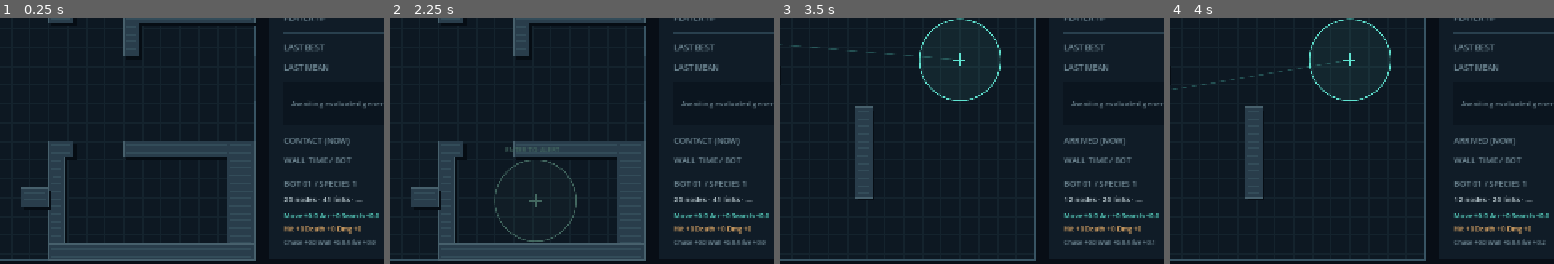
Above: before the commit, frames 1-4 (left to right).
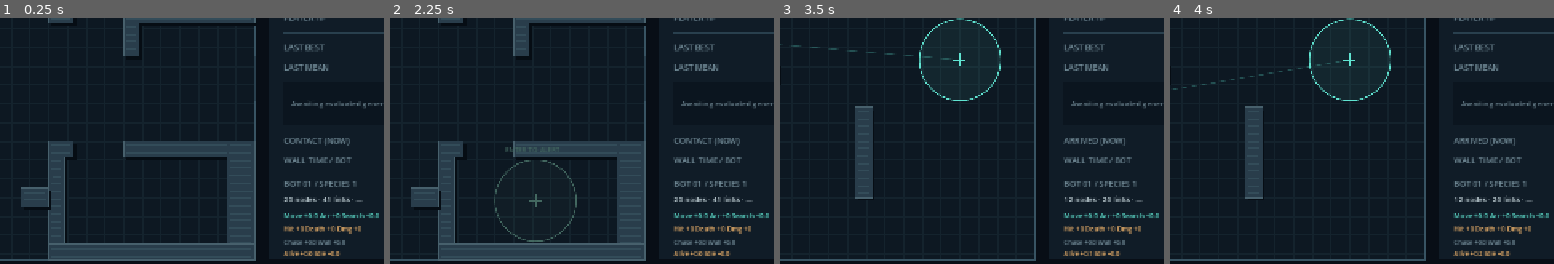
Above: after the commit, the same moments.

Repository: McTre/NEATDrone
Game: Godot game, scene res://scenes/arena.tscn
Two runs of this game, one before a commit and one after it. Both use one fixed random seed, a clock stepped at 60 frames per second and the inputs below.
Inputs (mouse positions are % of the whole screen's width and height, from its top left):
- Up to frame 1 (0.25 s): no input
- Up to frame 2 (2.25 s): tap Enter at 0.5, 2 s; move the mouse to (74, 44) at 0.52 s; hold D 0.53-1.28 s; tap H at 0.6 s; click (74, 44) at 0.67 s; tap Space at 0.77, 1.25, 1.52 s; move the mouse to (30, 54) at 1.27 s; hold S 1.28-2.03 s; tap R at 1.35 s; click (30, 54) at 1.42 s; move the mouse to (61, 27) at 2.02 s; hold D from 2.03 s (still down); tap N at 2.1 s; click (61, 27) at 2.17 s
- Up to frame 3 (3.5 s): tap Space at 2.75, 3.02 s; move the mouse to (46, 70) at 2.77 s; release D at 2.78 s; hold W from 2.78 s (still down); tap T at 2.85 s; click (46, 70) at 2.92 s
- Up to frame 4 (4 s): tap Enter at 3.5 s; move the mouse to (82, 65) at 3.52 s; release W at 3.53 s; hold A from 3.53 s (still down); tap V at 3.6 s; click (82, 65) at 3.67 s; tap Space at 3.77 s
The pictures show only the part of the screen within x 41-91%, y 39-89%; the shares and areas given below are measured in that part.

The runs differ from the first frame. In frame 1, 0.3% of the frame differs, in the area x 73-98%, y 89-97%; in frame 2, 0.3%; in frame 3, 0.3%; in frame 4, 0.3%.

Commit message:
Penalize sustained idling without automatic escape steering

Diff:
--- a/scripts/arena.gd
+++ b/scripts/arena.gd
@@ -456,7 +456,8 @@
 	label_at(Vector2(974, 611), "%d nodes · %d links · %s" % [chosen.genome.nodes.size(), chosen.genome.genes.size(), "SEES" if sim.sees_player(chosen) else "—"], 12)
 	label_at(Vector2(974, 637), "Move %+.1f Arr %+.0f Search %+.1f" % [chosen.parts.progress, chosen.parts.arrival, chosen.parts.search], 11, CYAN)
 	label_at(Vector2(974, 658), "Hit %+.0f Death %+.0f Dmg %+.0f" % [chosen.parts.injury, chosen.parts.death, chosen.parts.damage], 11, AMBER)
-	label_at(Vector2(974, 680), "Chase %+.1f Wall %+.1f Alive %+.1f" % [chosen.parts.pursuit, chosen.parts.wall, chosen.parts.survival], 10, MUTED)
+	label_at(Vector2(974, 680), "Chase %+.1f Wall %+.1f" % [chosen.parts.pursuit, chosen.parts.wall], 10, MUTED)
+	label_at(Vector2(974, 698), "Alive %+.1f Idle %+.1f" % [chosen.parts.survival, chosen.parts.idle], 10, AMBER)
 
 	label_at(Vector2(28, 732), banner, 14, CYAN if sim.player_health > 0 else AMBER)
 	label_at(Vector2(28, 760), "WASD  move     LMB  shoot     RMB  melee     SPACE  pause     T  lab / combat (reset)     1 / 2 / 3  speed", 13, INK)
--- a/scripts/simulation.gd
+++ b/scripts/simulation.gd
@@ -21,6 +21,9 @@
 const DEATH_PENALTY = -35.0
 const HIT_PENALTY = -12.0
 const NAVIGATION_WEIGHT = 0.08
+const IDLE_RADIUS = 18.0
+const IDLE_GRACE = 2.0
+const IDLE_PENALTY = 3.0
 const RoomLayout = preload("res://scripts/room_layout.gd")
 var room_layout = false
 var entry_index = 0
@@ -97,9 +100,20 @@
 			"start_distance": position.distance_to(alert), "wall_time": 0.0,
 			"contact_timer": 0.0, "contacts": 0, "visible_time": 0.0,
 			"shots": [], "hits": 0, "lifetime": 0.0, "best_edge": -1.0, "search_cells": {},
+			"idle_anchor": position, "idle_seconds": 0.0,
 			"parts": {"survival": 0.0, "progress": 0.0, "arrival": 0.0,
 				"damage": 0.0, "wall": 0.0, "death": 0.0, "pursuit": 0.0,
-				"search": 0.0, "injury": 0.0}})
+				"search": 0.0, "injury": 0.0, "idle": 0.0}})
+
+func score_idle(robot: Dictionary, delta: float, has_goal: bool, exempt: bool) -> void:
+	if not has_goal or exempt or robot.position.distance_to(robot.idle_anchor) > IDLE_RADIUS:
+		robot.idle_anchor = robot.position
+		robot.idle_seconds = 0.0
+		return
+	var previous: float = robot.idle_seconds
+	robot.idle_seconds += delta
+	var charged = maxf(0, robot.idle_seconds - IDLE_GRACE) - maxf(0, previous - IDLE_GRACE)
+	robot.parts.idle -= charged * IDLE_PENALTY
 
 func setup_combat(genomes: Array, seed_value: int, wave: int) -> void:
 	var layout_rng = RandomNumberGenerator.new()
@@ -408,6 +422,10 @@
 			robot.parts.wall -= delta * 2.0
 		robot.contact_timer = maxf(0, robot.contact_timer - delta)
 		var touching = robot.position.distance_to(player) < ROBOT_RADIUS + PLAYER_RADIUS
+		var wall_travel = before.distance_to(wall_position)
+		var queued = not lab and wall_travel > 0.1 and before.distance_to(robot.position) < wall_travel * 0.35
+		var attacking = touching and player_health > 0 and (not lab or vision_enabled)
+		score_idle(robot, delta, alert_active or visible, queued or attacking)
 		if lab and vision_enabled and touching and robot.contact_timer <= 0:
 			# Each genome has an independent contact clock and invulnerable target.
 			# One genome cannot steal another genome's evaluation opportunities.
--- /dev/null
+++ b/tests/idle_penalty.gd
@@ -0,0 +1,54 @@
+extends SceneTree
+const Sim = preload("res://scripts/simulation.gd")
+const Neat = preload("res://scripts/neat.gd")
+func _initialize() -> void:
+	var sim = Sim.new()
+	var neat = Neat.new(42, 4)
+	sim.setup([neat.population[0]], Vector2(300, 60), Vector2(100, 60), true)
+	var robot = sim.robots[0]
+	var position: Vector2 = robot.position
+	var genes = robot.genome.genes.duplicate(true)
+	sim.score_idle(robot, 2, true, false)
+	assert(robot.parts.idle == 0, "Grace period must not penalize brief stops")
+	sim.score_idle(robot, 1, true, false)
+	assert(robot.parts.idle == -3)
+	for tick in range(60):
+		robot.position = position + Vector2(5 if tick % 2 == 0 else -5, 0)
+		sim.score_idle(robot, Sim.STEP, true, false)
+	assert(is_equal_approx(robot.parts.idle, -6), "Small oscillations cannot reset stagnation")
+	robot.position = position + Vector2(30, 0)
+	sim.score_idle(robot, Sim.STEP, true, false)
+	assert(robot.idle_seconds == 0)
+	for reason in [0, 1]:
+		sim.score_idle(robot, 20, reason == 1, reason == 1)
+		assert(is_equal_approx(robot.parts.idle, -6), "No objective, queueing or attacking must be exempt")
+	assert(robot.genome.genes == genes, "Fitness cannot directly rewrite current policy")
+	assert(robot.velocity == Vector2.ZERO, "Scoring must not introduce an escape movement")
+	# Real simulation integration: an inactive policy at an active signal is penalized.
+	for gene in robot.genome.genes:
+		gene.weight = 0
+	robot.genome.compile()
+	sim.setup([robot.genome], Vector2(300, 60), Vector2(100, 60), true)
+	for tick in range(240):
+		sim.step(Sim.STEP)
+	assert(is_equal_approx(sim.robots[0].parts.idle, -6))
+	assert(sim.robots[0].position == Vector2(100, 60))
+	var moving = robot.genome.copy()
+	for gene in moving.genes:
+		if gene.from == 9 and gene.to == 10:
+			gene.weight = 1
+	moving.compile()
+	sim.setup([moving, robot.genome], Vector2(300, 60), Vector2(100, 60))
+	sim.robots[1].position = Vector2(122, 60)
+	sim.alert_active = true
+	for tick in range(240):
+		sim.step(Sim.STEP)
+	assert(sim.robots[0].parts.idle == 0, "Actual collision queue must be exempt")
+	assert(sim.robots[1].parts.idle < -5, "Idle leader must still receive the penalty")
+	sim.setup([robot.genome], Vector2(300, 60), Vector2(450, 450))
+	sim.alert_active = true
+	for tick in range(240):
+		sim.step(Sim.STEP)
+	assert(sim.robots[0].parts.idle == 0 and sim.robots[0].contacts > 0, "Active contact attacks are not idling")
+	print("IDLE PENALTY: grace, stationary policy, jitter, progress reset, exemptions and no automatic movement passed")
+	quit()
Not shown, added: tests/idle_penalty.gd.uid
Not shown, changed: README.md
